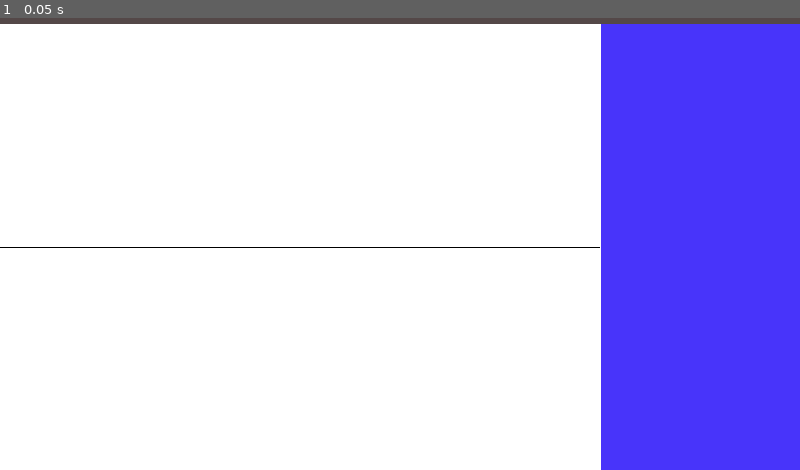
Above: before the commit, frame 1.
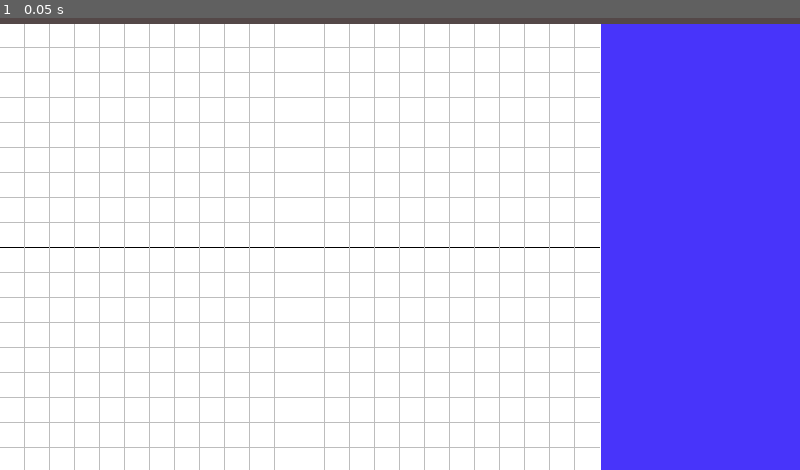
Above: after the commit, the same moment.

Repository: luismariotti1/Geo2D
Game: Godot game, scene res://Main/Main.tscn
Same seed, same stepped clock (60 frames per second), same inputs: the game is played once before the commit and once after it.
Inputs:
- Up to frame 1 (0.05 s): no input

The runs differ from the first frame. In frame 1, 5.3% of the frame differs, in the area x 0-75%, y 1-100%.

Commit message:
grid moving

Diff:
--- a/GUI/Display/Grid/Grid.gd
+++ b/GUI/Display/Grid/Grid.gd
@@ -28,9 +28,51 @@
 			is_clicking = false
 			clicked_position = null
 
-func create_axis():
+func sub_axis(subdivision = 24):
+	var sublines_color = ColorN("gray")
+	var subdivision_distance = rect_size.x/subdivision
+
+	var shiftX = axis_center_position.x
+	while shiftX > rect_position.x:
+		shiftX -= subdivision_distance
+		if shiftX > rect_position.x and shiftX < rect_size.x:
+			draw_line(Vector2(shiftX,rect_position.y), Vector2(shiftX,rect_size.y),sublines_color, 1.0, false)
+
+	shiftX = axis_center_position.x
+	while shiftX < rect_size.x:
+		shiftX += subdivision_distance
+		if shiftX < rect_size.x and shiftX > rect_position.x:
+			draw_line(Vector2(shiftX,rect_position.y), Vector2(shiftX,rect_size.y),sublines_color, 1.0, false)
+
+	var shiftY = axis_center_position.y
+	while shiftY > rect_position.y:
+		shiftY -= subdivision_distance
+		if shiftY > rect_position.y and shiftY < rect_size.y:
+			draw_line(Vector2(rect_position.x,shiftY), Vector2(rect_size.x,shiftY),sublines_color, 1.0, false)
+
+	shiftY = axis_center_position.y
+	while shiftY < rect_size.y:
+		shiftY += subdivision_distance
+		if shiftY < rect_size.y and shiftY > rect_position.y:
+			draw_line(Vector2(rect_position.x,shiftY), Vector2(rect_size.x,shiftY),sublines_color, 1.0, false)
+
+func create_axis_x():
 	draw_line(Vector2(rect_position.x,axis_center_position.y), Vector2(rect_size.x,axis_center_position.y), color, 1.25, false)
+
+func create_axis_y():
 	draw_line(Vector2(axis_center_position.x,rect_position.y), Vector2(axis_center_position.x,rect_size.y), color, 1.25, false)
 
+func cand_draw_y():
+	if axis_center_position.x <= rect_size.x and axis_center_position.x >= rect_position.x:
+		return true
+
+func cand_draw_x():
+	if axis_center_position.y <= rect_size.y and axis_center_position.y >= rect_position.y:
+		return true
+
 func _draw():
-	create_axis()
+	if cand_draw_x():
+		create_axis_x()
+	if cand_draw_y():
+		create_axis_y()
+	sub_axis()
